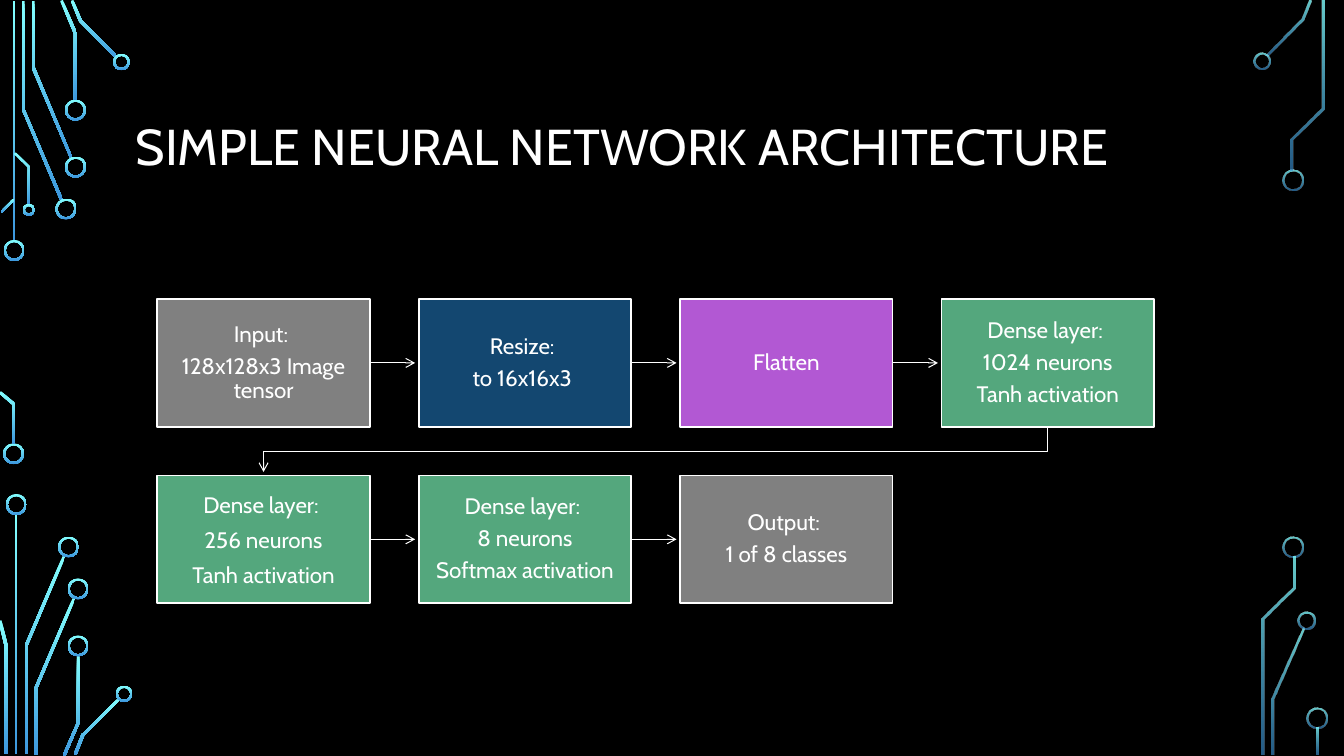
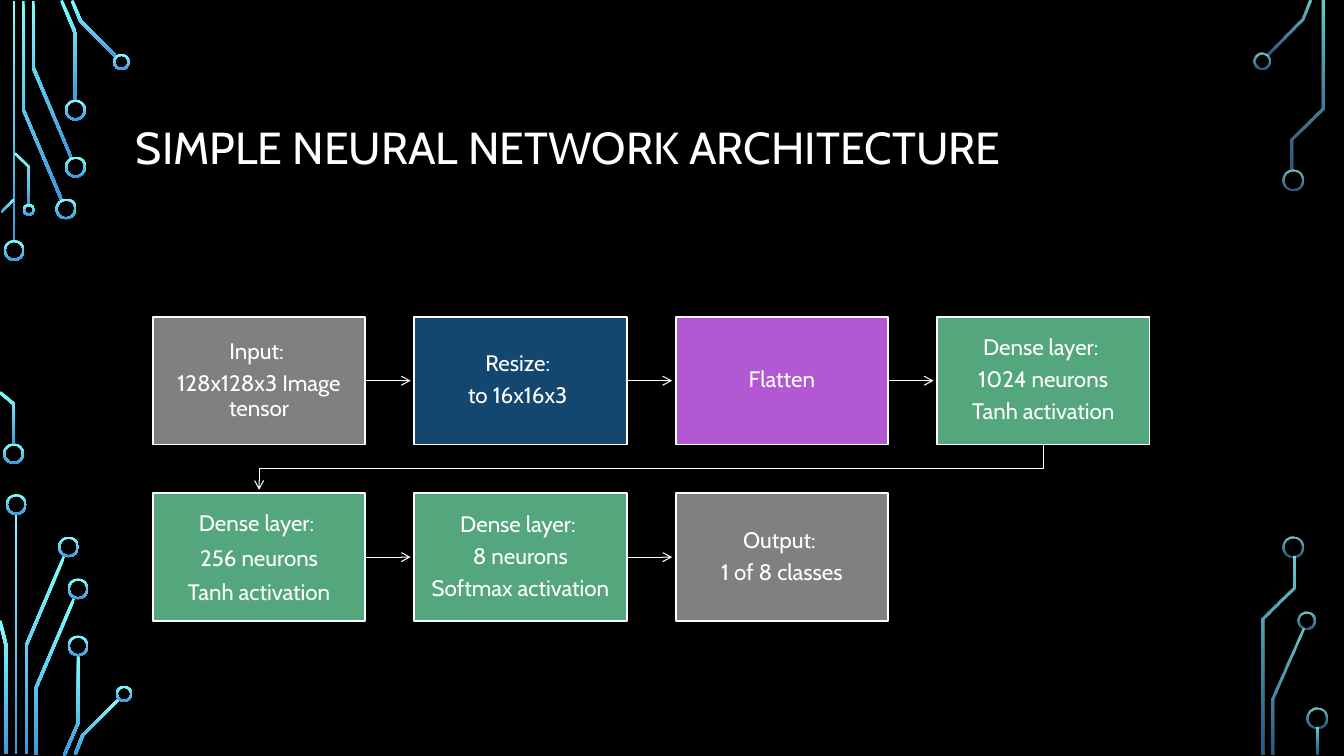
Before and after one commit to williamrjli/actl3143-project, a slide deck: slide 6 of ACTL3143 Video PowerPoint.pptx (slide 5 before the commit). Drawn at 1344x756 pixels with LibreOffice and Linux fonts; fonts in the diff are those of the drawing; background and template pictures are left out. Boxes give left, top, right and bottom in pixels: in the first picture for what was removed or moved away, otherwise in the second. Text is boxed around its words. In the diff, an @@ line names an element or a change of style, - is before the commit and + after.

```diff
--- a/ACTL3143 Video PowerPoint.pptx
+++ b/ACTL3143 Video PowerPoint.pptx
@@ title "SIMPLE NEURAL NETWORK ARCHITECTURE" at [136,132,1000,165]: size 36 to 32 pt @@
@@ 3 texts, 3 rectangles: place and size @@
-3 texts, 3 rectangles at [157,476,893,604]
+3 texts, 3 rectangles at [153,493,888,621]
@@ 6 freeform shapes, 4 texts, 4 rectangles: place and size @@
-6 freeform shapes, 4 texts, 4 rectangles at [157,299,1154,544]
+6 freeform shapes, 4 texts, 4 rectangles at [153,317,1150,563]
```
Also in this commit, not shown: 1 other slide changed, 11 slides added, 3 slides removed, 11 other files.
